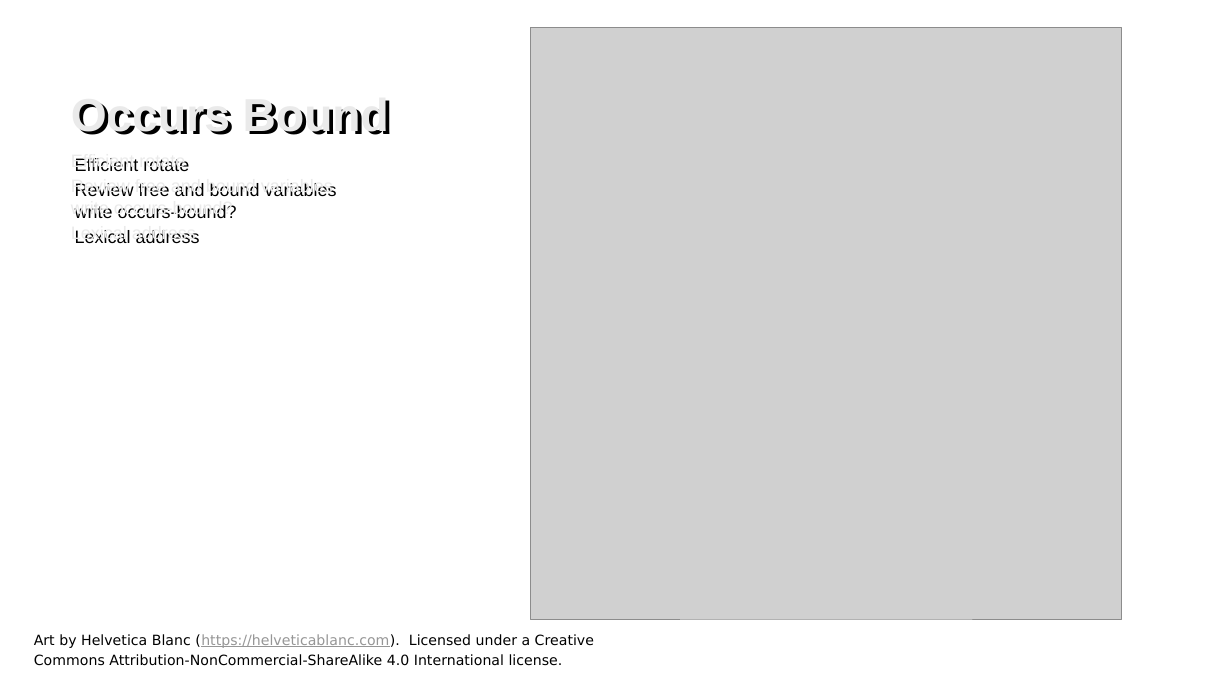
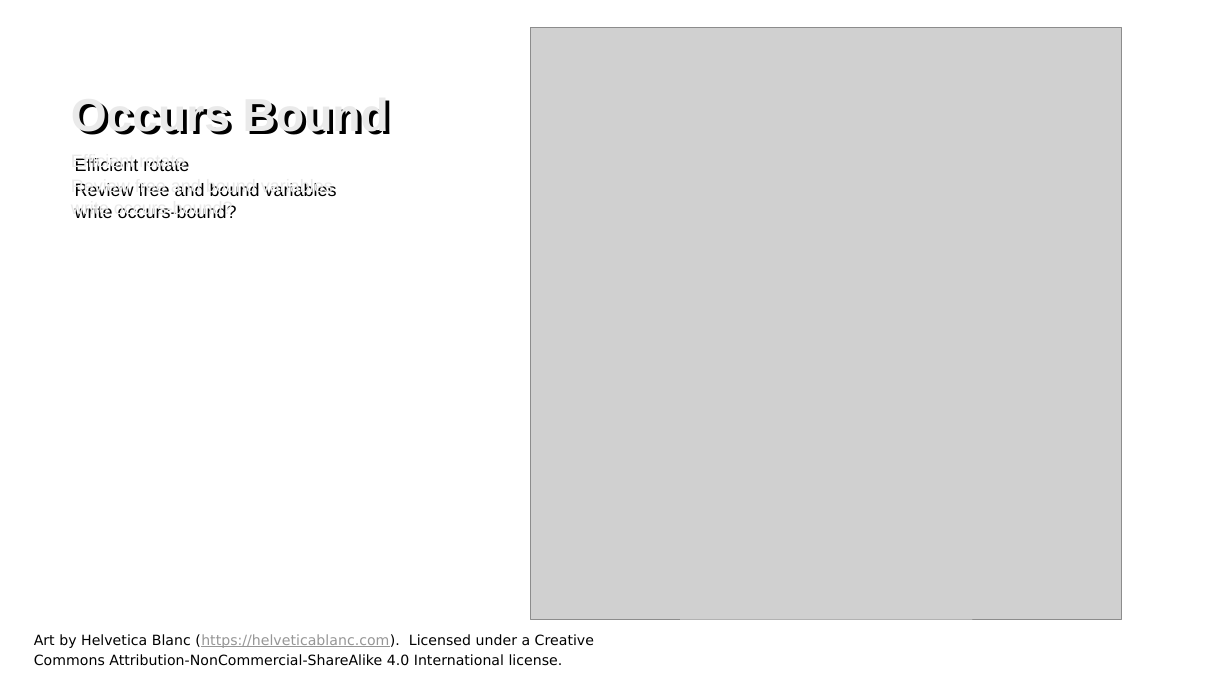
Before and after one commit to RHIT-CSSE/csse304, a slide deck: slide 1 of ClassMaterials/OccursBound/12-OccursBound-LexAddr-reverse.pptx. Drawn at 1232x693 pixels with LibreOffice and Linux fonts; fonts in the diff are those of the drawing; grey boxes stand for pictures; background and template pictures are left out. Boxes give left, top, right and bottom in pixels: in the first picture for what was removed or moved away, otherwise in the second. Text is boxed around its words. In the diff, an @@ line names an element or a change of style, - is before the commit and + after.

Commit message:
new activity, no more lexical address

```diff
--- a/ClassMaterials/OccursBound/12-OccursBound-LexAddr-reverse.pptx
+++ b/ClassMaterials/OccursBound/12-OccursBound-LexAddr-reverse.pptx
@@ text at (x1=75, y1=230, x2=196, y2=243): paragraph removed @@
-Lexical address
```
Also in this commit, not shown: 1 slide added, 7 slides removed, 3 other files.
